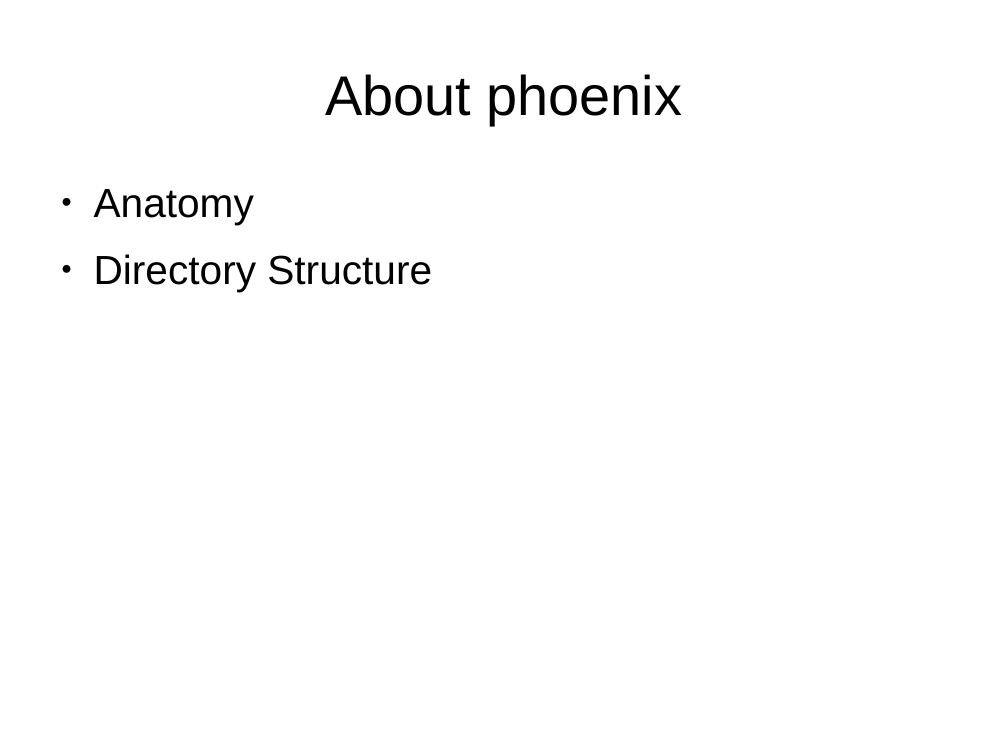
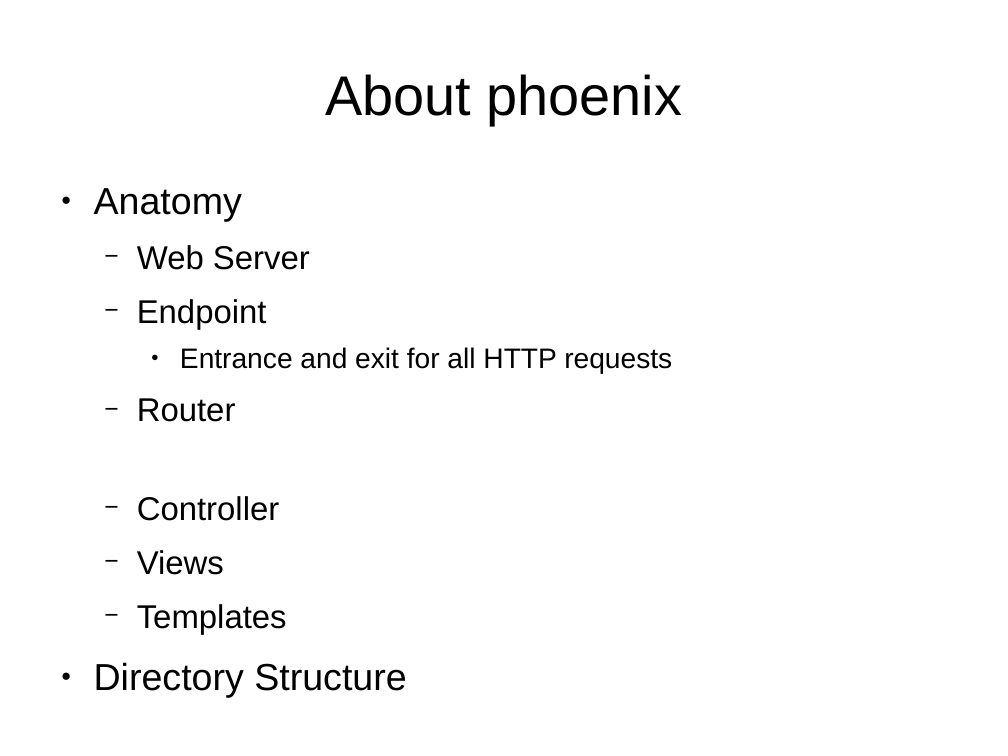
Before and after one commit to ramortegui/talks, a slide deck: slide 5 of phoenix-basics.odp. Drawn at 1008x756 pixels with LibreOffice and Linux fonts; fonts in the diff are those of the drawing. Boxes give left, top, right and bottom in pixels: in the first picture for what was removed or moved away, otherwise in the second. Text is boxed around its words. In the diff, an @@ line names an element or a change of style, - is before the commit and + after.

```diff
--- a/phoenix-basics.odp
+++ b/phoenix-basics.odp
@@ text at (94, 188, 406, 697): size 32 to 29.6 pt in "Anatomy", "Directory Structure" @@
@@ text at (137, 245, 672, 634): paragraphs added @@
+  − Web Server
+  − Endpoint
+    ● Entrance and exit for all HTTP requests
+  − Router
+  − Controller
+  − Views
+  − Templates
```
